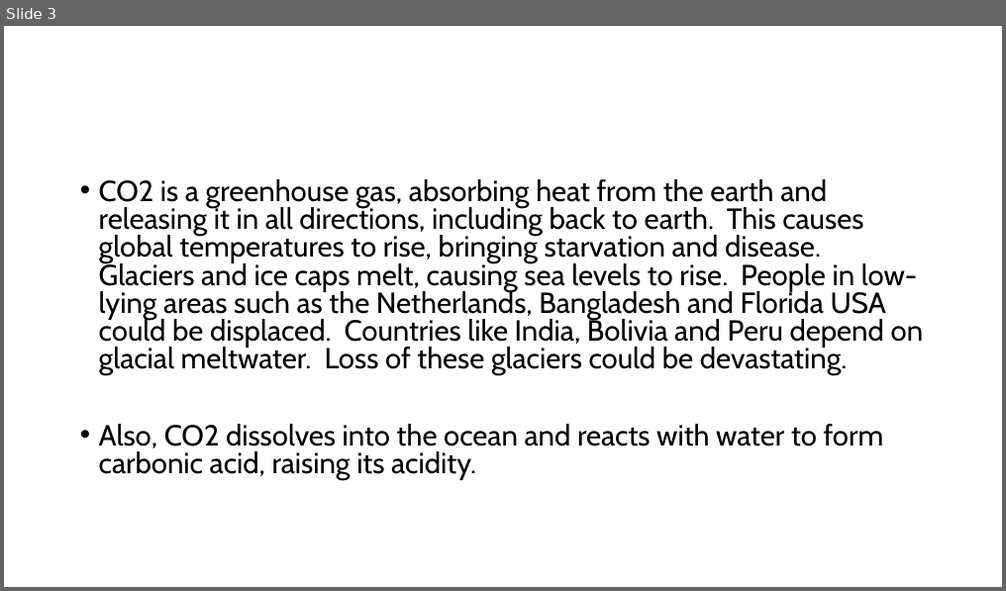
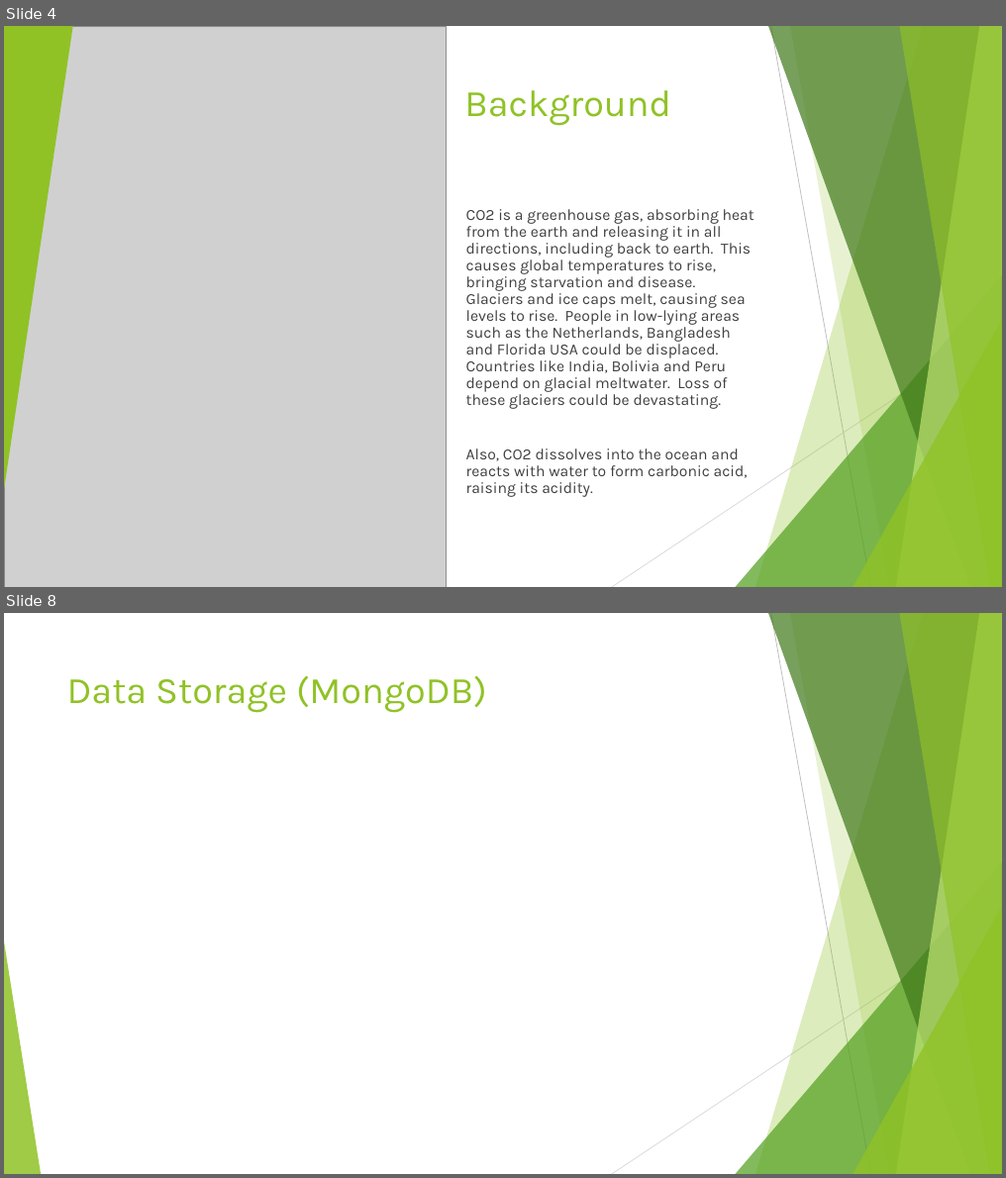
Before and after one commit to ddaniel2024/Project-3, a slide deck: powerpoint.pptx. Shown one above the other, each under a label of ours: slide 3 before the commit, slides 4 and 8 after it; the slides between them are not shown. The pictures are 1006x591 and 1006x1178 pixels, drawn with LibreOffice and Linux fonts; fonts in the diff are those of the drawing; grey boxes stand for pictures. Boxes give left, top, right and bottom in pixels: in the first picture for what was removed or moved away, otherwise in the second. Text is boxed around its words. In the diff, an @@ line names an element or a change of style, - is before the commit and + after.

```diff
--- a/powerpoint.pptx
+++ b/powerpoint.pptx
@@ slide 8 added at bbox=[4, 613, 1002, 1174], background #FFFFFF; not listed: 10 template elements that a slide beside it also shows @@
@@ title added at bbox=[67, 675, 487, 713], 36 pt, text #90C226 @@
+Data Storage (MongoDB)
@@ what was slide 3 is now slide 4 @@
@@ slide 4 changed as well @@
@@ picture added at bbox=[4, 26, 446, 587] @@
@@ triangle added at bbox=[4, 26, 73, 490], fill #90C226 @@
@@ title added at bbox=[464, 90, 671, 126], 36 pt, text #90C226 @@
+Background
@@ text "CO2 is a greenhouse gas, ...": place and size @@
-text "CO2 is a greenhouse gas, ..." at bbox=[99, 179, 924, 480]
+text "CO2 is a greenhouse gas, ..." at bbox=[466, 209, 754, 497]
@@ text "CO2 is a greenhouse gas, ..." at bbox=[466, 209, 754, 497]: size 28 to 15 pt, font Cabin to Karla, text colour #000000 to #404040; bullet • to ▶; line spacing 0.8 to 0.9 @@
@@ group added at bbox=[4, 26, 1002, 587]: 5 freeform shapes, 3 triangles, 2 lines @@
```
Also in this commit, not shown: 7 other slides changed, 14 other slides added, 4 slides removed.
